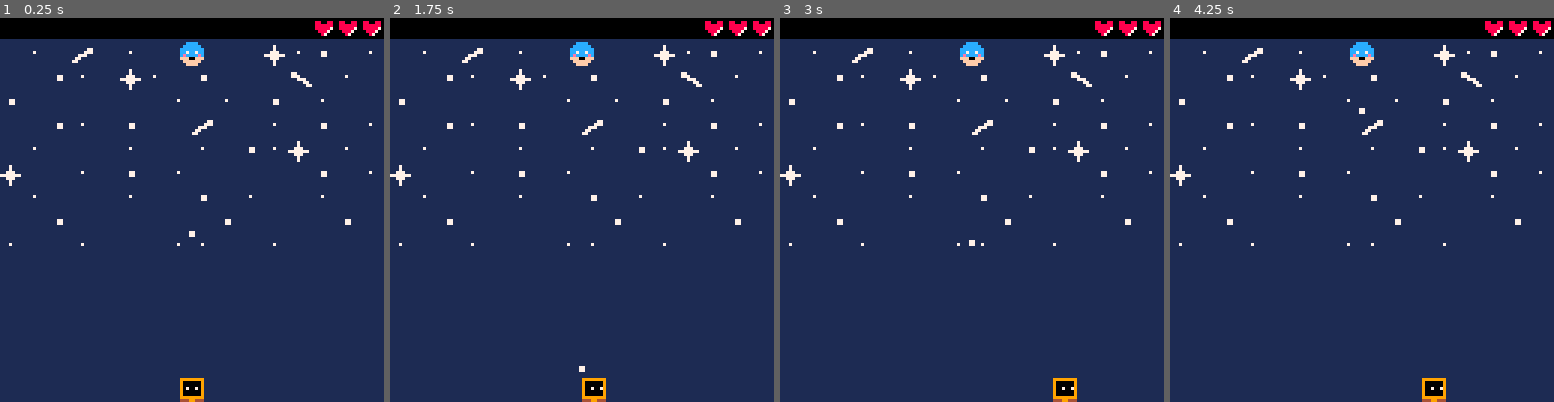
Above: before the commit, frames 1-4 (left to right).
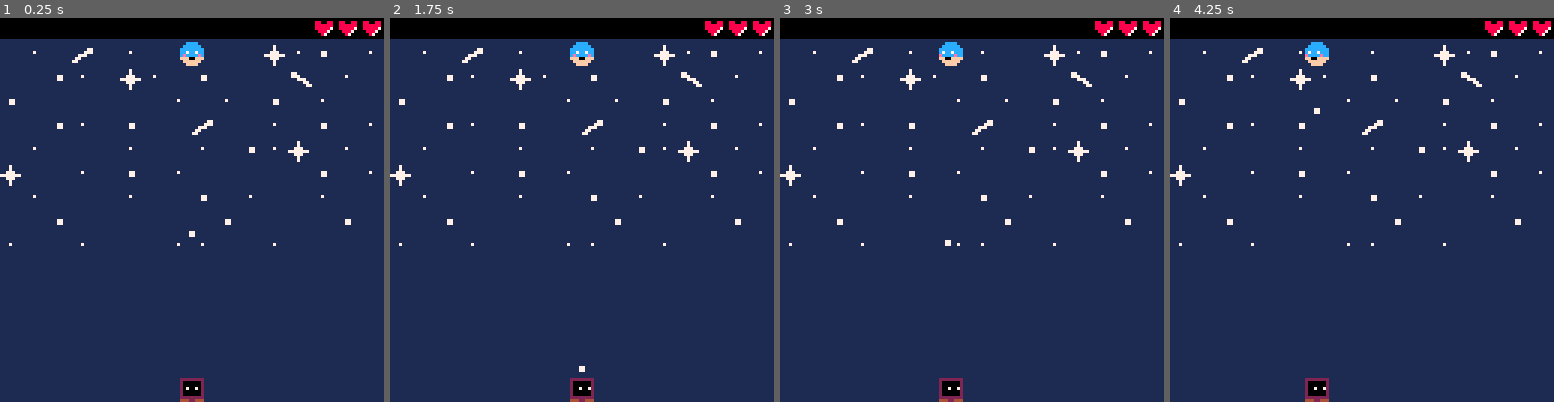
Above: after the commit, the same moments.

Repository: diodemusic/infinipong
Game: PICO-8 cartridge src/infinipong.p8
The game is run twice, just before and just after one commit, with the same random seed, the same clock (stepped at 60 frames per second) and the same inputs.
Inputs:
- Up to frame 1 (0.25 s): no input
- Up to frame 2 (1.75 s): tap X (X key) at 0.33, 1.07 s; hold Right from 1.6 s (still down)
- Up to frame 3 (3 s): tap X (X key) at 1.85, 2.97 s; release Right at 2.1 s; hold Up 2.15-2.42 s; hold Right from 2.47 s (still down)
- Up to frame 4 (4.25 s): release Right at 3.03 s; hold Left 3.08-3.58 s; hold Down 3.63-3.97 s; hold Right from 4.02 s (still down); tap X (X key) at 4.08 s

The runs differ from the first frame. In frame 1, 0.2% of the frame differs, in the area x 46-54%, y 93-100%; in frame 2, 0.5%; in frame 3, 1.4%; in frame 4, 1.5%, in the area x 35-72%, y 6-100%.

Commit message:
add more player colors, and calculate paddle hit angle based on contact point

Diff:
--- a/src/main.lua
+++ b/src/main.lua
@@ -128,7 +128,7 @@
     ) then
         ball.y_speed += 0.2
         ball.y_speed = -ball.y_speed
-        -- TODO calculate angle on contact point ball.x_speed = rnd(2) - 1
+        calcuate_ball_x_angle()
         ball.bounces += 1
         score += 1 * score_multiplier
         sfx(2)
@@ -141,6 +141,10 @@
     if ball.y >= 128 then
         lose_life()
     end
+end
+
+function calcuate_ball_x_angle()
+    ball.x_speed = ((ball.x - player.x) - 3.5) * 0.4
 end
 
 ------------------- level
@@ -215,7 +219,7 @@
     player = {
         x=60,
         y=120,
-        colors={8, 9, 10, 11, 12, 14, 15},
+        colors={0, 2, 3, 5, 6, 7, 8, 9, 10, 11, 12, 13, 14, 15},
         color=0,
         color_updated=false,
         moving_left=false,
@@ -243,7 +247,7 @@
 
     debug_options = {
         pixel_inspect = false,
-        aim_bot = false,
+        aim_bot = true,
         infinite_lives = false,
         lock_controls = false,
         pixel_inspector = {
Not shown, changed: TODO.md
